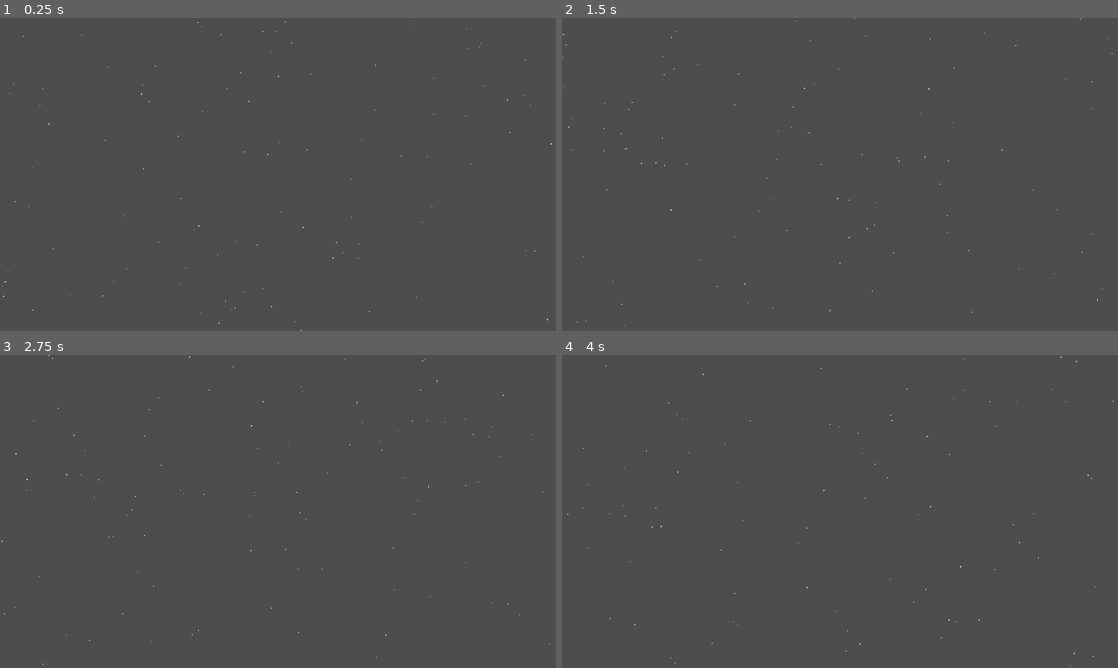
Above: before the commit, frames 1-4 (two rows, left to right).
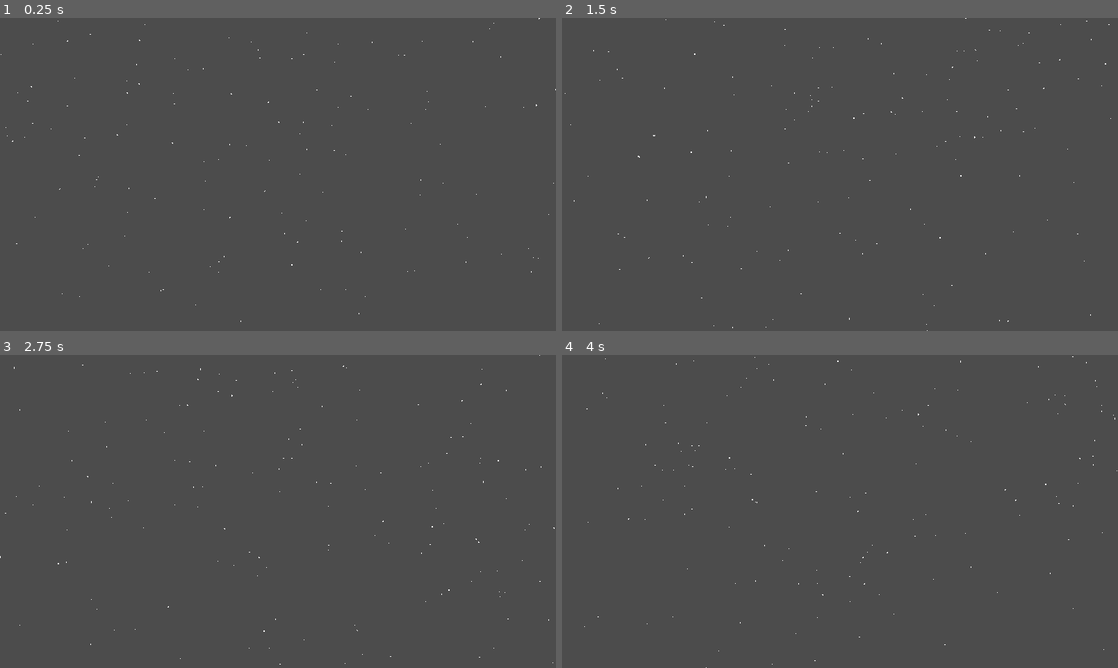
Above: after the commit, the same moments.

Repository: Cycrus/Godot-Special-Effects
Game: Godot game, scene res://downfall_effect/downfall_scene.tscn
Same seed, same stepped clock (60 frames per second), same inputs: the game is played once before the commit and once after it. The project has no main scene, so this scene is started directly.
Inputs (mouse positions are in pixels of both pictures, inside the frame that each line leads up to):
- Up to frame 1 (0.25 s): no input
- Up to frame 2 (1.5 s): move the mouse to (962, 158) at 0.52 s; move the mouse to (728, 190) at 1.27 s
- Up to frame 3 (2.75 s): move the mouse to (333, 442) at 2.02 s
- Up to frame 4 (4 s): move the mouse to (812, 574) at 2.77 s; move the mouse to (1006, 558) at 3.52 s

The runs differ from the first frame. In frame 1, 0.1% of the frame differs, in the area x 0-100%, y 0-100%; in frame 2, 0.1%, in the area x 0-99%, y 0-100%; in frame 3, 0.1%; in frame 4, 0.1%.

Commit message:
feat: Added glow effect example.

Diff:
--- a/downfall_effect/downfall_scene.tscn
+++ b/downfall_effect/downfall_scene.tscn
@@ -7,14 +7,14 @@
 particle_flag_disable_z = true
 emission_shape = 3
 emission_box_extents = Vector3(800, 1, 1)
-direction = Vector3(0.258819, 0.965926, 0)
-spread = 5.52
+direction = Vector3(0.317139, 0.948379, 0)
+spread = 8.0
 initial_velocity_min = 400.0
 initial_velocity_max = 1120.0
 gravity = Vector3(0, 98, 0)
 scale_min = 0.2173
 scale_max = 0.82
-color = Color(255, 255, 255, 0.7)
+color = Color(1, 1, 1, 0.701961)
 
 [sub_resource type="ParticleProcessMaterial" id="ParticleProcessMaterial_2dk4p"]
 particle_flag_disable_z = true
@@ -38,18 +38,21 @@
 position = Vector2(564, -44)
 particle_material = SubResource("ParticleProcessMaterial_d2pqp")
 width = 800.0
-direction = 15.0
-intensity = 0.2
+lifetime = 1.0
+direction = 18.49
+intensity = 0.298
 max_velocity = 0.28
-trail_size = 0.059
 min_size = 0.265
 max_size = 0.041
-turbulences = 0.069
+color = Color(1, 1, 1, 0.701961)
+trail_size = 0.035
+turbulences = 0.1
 
 [node name="Snow" parent="." instance=ExtResource("1_74jot")]
 position = Vector2(564, -43)
 particle_material = SubResource("ParticleProcessMaterial_2dk4p")
 width = 800.0
+lifetime = 3.0
 direction = 10.0
 max_velocity = 0.071
 max_size = 0.01
--- /dev/null
+++ b/glow_effect/glow_scene.tscn
@@ -0,0 +1,48 @@
+[gd_scene load_steps=4 format=3 uid="uid://b7u6ybrb8sbjo"]
+
+[ext_resource type="Texture2D" uid="uid://vjf0y2p8janw" path="res://glow_effect/example_resources/lighthouse.webp" id="1_2nbok"]
+[ext_resource type="Texture2D" uid="uid://c6xmnfpp8f02o" path="res://glow_effect/example_resources/light.webp" id="2_8kr2d"]
+
+[sub_resource type="Environment" id="Environment_k4jl4"]
+background_mode = 3
+tonemap_mode = 3
+glow_enabled = true
+glow_levels/2 = 1.5
+glow_levels/3 = 2.0
+glow_levels/5 = 1.8
+glow_levels/6 = 1.2
+glow_intensity = 0.6
+glow_strength = 1.1
+glow_blend_mode = 1
+glow_hdr_threshold = 0.89
+glow_hdr_scale = 0.0
+fog_sun_scatter = 2.1
+fog_density = 0.6513
+fog_height_density = 11.8261
+
+[node name="GlowScene" type="Node2D"]
+
+[node name="Camera2D" type="Camera2D" parent="."]
+position = Vector2(580, 330)
+
+[node name="Lighthouse" type="Sprite2D" parent="."]
+position = Vector2(429, 328)
+texture = ExtResource("1_2nbok")
+
+[node name="Light" type="Sprite2D" parent="."]
+modulate = Color(1.5, 1.5, 1.5, 1)
+position = Vector2(519, 186)
+texture = ExtResource("2_8kr2d")
+
+[node name="WorldEnvironment" type="WorldEnvironment" parent="."]
+environment = SubResource("Environment_k4jl4")
+
+[node name="TextEdit" type="TextEdit" parent="."]
+offset_left = 801.0
+offset_right = 1416.0
+offset_bottom = 164.0
+text = "Instructions
+1. In Project/Project Settings/Rendering/Viewport set HDR 2D to true.
+2. Create World Environment, set Background to Canvas and enable Glow.
+3. In the Sprite under Visibility set the Modulate raw color value to above 1.
+4. Modify the WorldEnvironment settings as needed."
--- a/project.godot
+++ b/project.godot
@@ -21,3 +21,4 @@
 [rendering]
 
 textures/canvas_textures/default_texture_filter=0
+viewport/hdr_2d=true
Not shown: 2 places in fog_effect/fog_scene.tscn that only renumber resources
Binary file added: glow_effect/example_resources/light.webp
Not shown, added: glow_effect/example_resources/light.webp.import
Binary file added: glow_effect/example_resources/lighthouse.webp
Not shown, added: glow_effect/example_resources/lighthouse.webp.import
